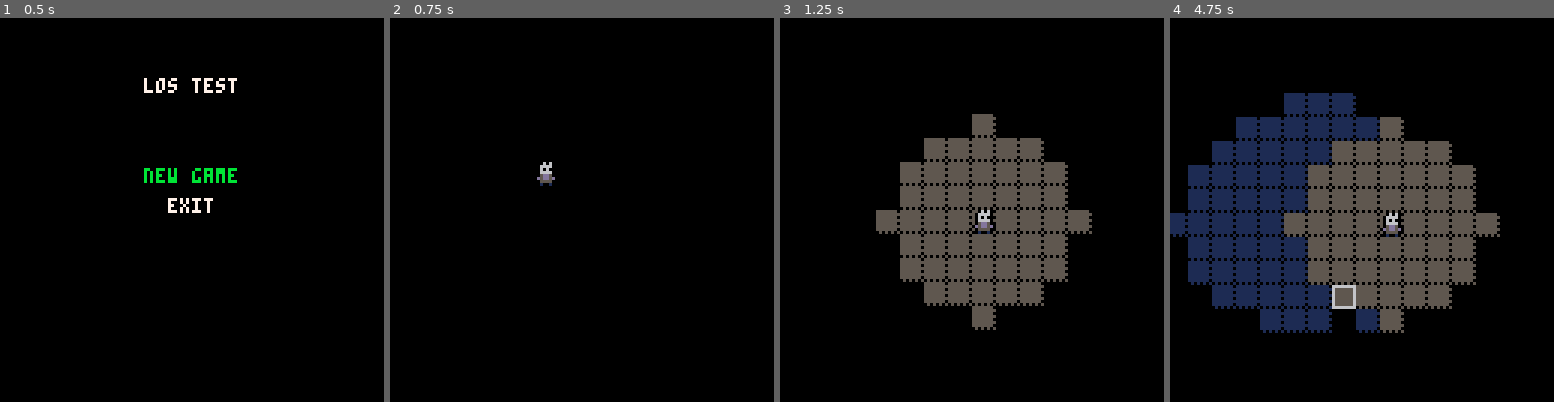
Above: before the commit, frames 1-4 (left to right).
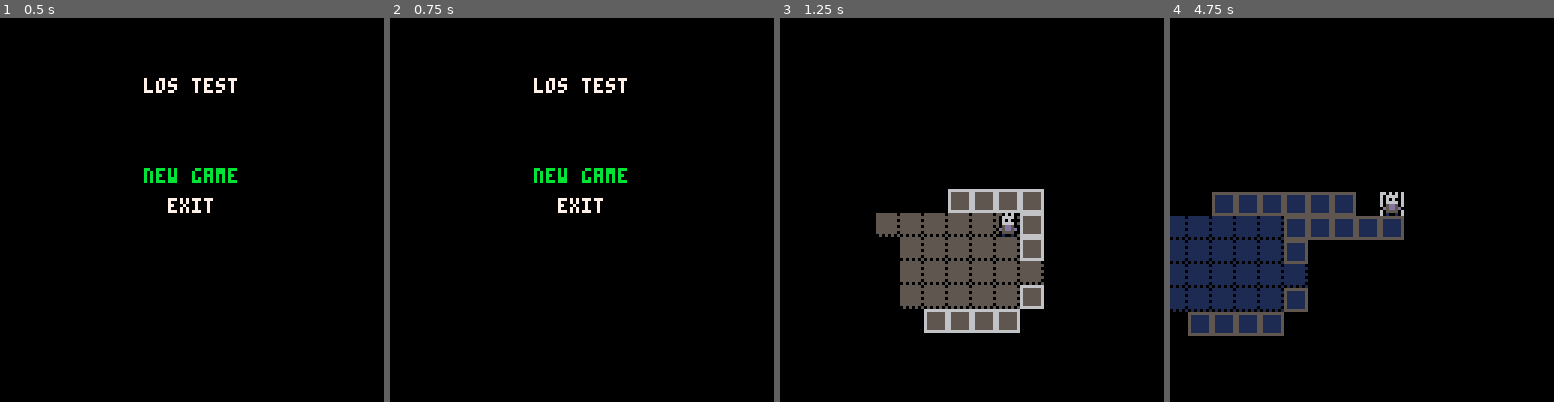
Above: after the commit, the same moments.

Repository: bancliffe/lostest
Game: PICO-8 cartridge lostest.p8
The game is run twice, just before and just after one commit, with the same random seed, the same clock (stepped at 60 frames per second) and the same inputs.
Inputs:
- Up to frame 1 (0.5 s): no input
- Up to frame 2 (0.75 s): tap O (Z key) at 0.7 s
- Up to frame 3 (1.25 s): no input
- Up to frame 4 (4.75 s): hold Right 1.6-2.1 s; tap O (Z key) every 0.4 s from 1.7 to 4.5 s; hold Up 2.15-2.42 s; hold Right 2.47-3.03 s; hold Left 3.08-3.58 s; hold Down 3.63-3.97 s; hold Right 4.02-4.68 s; hold Up from 4.73 s (still down)

Frame 1 is identical in both runs. In frame 2, 1.1% of the frame differs, in the area x 37-62%, y 15-51%; in frame 3, 13%; in frame 4, 30%, in the area x 0-86%, y 19-83%.

Commit message:
Refactor character management and map initialization to improve gameplay mechanics and visibility

Diff:
--- a/lostest.p8
+++ b/lostest.p8
@@ -4,6 +4,7 @@
 -- by squizm
 #include main.lua
 #include utils.lua
+#include player.lua
 #include screens\screen_mainmenu.lua
 #include screens\screen_map.lua
 
--- /dev/null
+++ b/player.lua
@@ -0,0 +1,20 @@
+function generate_character(x,y)
+    player={
+    x=x or 0,
+    y=y or 0,
+    sprite_id=16,
+    vision_range=5,
+    update=function()
+        if btnp(⬆️) then player.y -= 1 end
+        if btnp(⬇️) then player.y += 1 end
+        if btnp(⬅️) then player.x -= 1 end
+        if btnp(➡️) then player.x += 1 end
+        player.x = mid(0,map_width-1,player.x)
+        player.y = mid(0,map_height-1,player.y)
+    end,
+    draw=function()
+        spr(player.sprite_id,player.x*8,player.y*8)
+    end
+    }
+    return player
+end
--- a/screens/screen_map.lua
+++ b/screens/screen_map.lua
@@ -2,7 +2,8 @@
     map_width = 64
     map_height = 64
     test_map = generate_map(map_width,map_height)
-    test_character={x=6,y=6,sprite_id=16,vision_range=4}
+    local empty_tile = find_empty_tile(test_map)
+    player=generate_character(empty_tile.x, empty_tile.y)
     camera_x = 0
     camera_y = 0
     camera_dest_x = 0
@@ -10,15 +11,10 @@
 end
 
 function update_map()
-    if btnp(⬆️) then test_character.y = test_character.y - 1 end
-    if btnp(⬇️) then test_character.y = test_character.y + 1 end
-    if btnp(⬅️) then test_character.x = test_character.x - 1 end
-    if btnp(➡️) then test_character.x = test_character.x + 1 end
-    test_character.x = mid(0,map_width-1,test_character.x)
-    test_character.y = mid(0,map_height-1,test_character.y)
+    player.update()
     update_los(test_map)
-    dest_camera_x = test_character.x * 8 - 64
-    dest_camera_y = test_character.y * 8 - 64
+    dest_camera_x = player.x * 8 - 64
+    dest_camera_y = player.y * 8 - 64
     camera_x += (dest_camera_x - camera_x) * 0.2
     camera_y += (dest_camera_y - camera_y) * 0.2
 end
@@ -41,6 +37,6 @@
     end
     palt(0,false)
     palt(14,true)
-    spr(test_character.sprite_id,test_character.x*8,test_character.y*8)
+    player.draw()
     palt()
 end
--- a/utils.lua
+++ b/utils.lua
@@ -10,16 +10,152 @@
     for i=0,width-1 do
         map[i] = {}
         for j=0,height-1 do
-            map[i][j] = {sprite_id=1, walkable=true, visible=false, explored=false, block_sight=false}
-        end
-    end
-
-    --random walls
-    for i=0,32 do
-        local x = flr(rnd(width))
-        local y = flr(rnd(height))
-        map[x][y] = {sprite_id=2, walkable=false, visible=false, explored=false, block_sight=true}
-    end
+            map[i][j] = {sprite_id=2, walkable=false, visible=false, explored=false, block_sight=true}
+        end
+    end
+
+    -- BSP parameters
+    local MIN_LEAF_SIZE = 8
+    local MAX_LEAF_SIZE = 20
+    local MIN_ROOM_SIZE = 3
+
+    -- Leaf struct
+    local function new_leaf(x,y,w,h)
+        return {x=x,y=y,w=w,h=h,left=nil,right=nil,room=nil}
+    end
+
+    local leaves = {}
+    add(leaves, new_leaf(0,0,width,height))
+
+    -- try to split leaves until no more splits possible
+    local function split_leaf(leaf)
+        if leaf.left or leaf.right then return false end
+        local split_h
+        if leaf.w / leaf.h >= 1.25 then split_h = false
+        elseif leaf.h / leaf.w >= 1.25 then split_h = true
+        else split_h = rnd() > 0.5 end
+
+        local max_split = (split_h and leaf.h or leaf.w) - MIN_LEAF_SIZE
+        if max_split <= MIN_LEAF_SIZE then return false end
+
+        local split = flr(rnd(max_split - MIN_LEAF_SIZE)) + MIN_LEAF_SIZE
+        if split_h then
+            leaf.left = new_leaf(leaf.x, leaf.y, leaf.w, split)
+            leaf.right = new_leaf(leaf.x, leaf.y + split, leaf.w, leaf.h - split)
+        else
+            leaf.left = new_leaf(leaf.x, leaf.y, split, leaf.h)
+            leaf.right = new_leaf(leaf.x + split, leaf.y, leaf.w - split, leaf.h)
+        end
+        return true
+    end
+
+    -- repeatedly split
+    local did_split = true
+    while did_split do
+        did_split = false
+        for i=1,#leaves do
+            local l = leaves[i]
+            if not (l.left or l.right) then
+                if (l.w > MAX_LEAF_SIZE) or (l.h > MAX_LEAF_SIZE) or (rnd() > 0.8) then
+                    if split_leaf(l) then
+                        add(leaves, l.left)
+                        add(leaves, l.right)
+                        did_split = true
+                    end
+                end
+            end
+        end
+    end
+
+    -- collect final leaves (those without children)
+    local final_leaves = {}
+    for i=1,#leaves do
+        local l = leaves[i]
+        if not (l.left or l.right) then add(final_leaves, l) end
+    end
+
+    -- create a room inside a leaf
+    local function create_room(leaf)
+        local room_w = flr(rnd(leaf.w - 2)) + MIN_ROOM_SIZE
+        local room_h = flr(rnd(leaf.h - 2)) + MIN_ROOM_SIZE
+        if room_w >= leaf.w then room_w = leaf.w - 2 end
+        if room_h >= leaf.h then room_h = leaf.h - 2 end
+        local room_x = leaf.x + flr(rnd(leaf.w - room_w - 1)) + 1
+        local room_y = leaf.y + flr(rnd(leaf.h - room_h - 1)) + 1
+        leaf.room = {x=room_x,y=room_y,w=room_w,h=room_h}
+        -- carve room
+        for i=room_x,room_x+room_w-1 do
+            for j=room_y,room_y+room_h-1 do
+                if i>=0 and i<width and j>=0 and j<height then
+                    map[i][j] = {sprite_id=1, walkable=true, visible=false, explored=false, block_sight=false}
+                end
+            end
+        end
+        return leaf.room
+    end
+
+    -- get center of a room
+    local function center(room)
+        return flr(room.x + room.w/2), flr(room.y + room.h/2)
+    end
+
+    -- create corridor between two points (L-shaped)
+    local function create_corridor(x1,y1,x2,y2)
+        if rnd() > 0.5 then
+            for x=min(x1,x2),max(x1,x2) do
+                if x>=0 and x<width and y1>=0 and y1<height then
+                    map[x][y1] = {sprite_id=1, walkable=true, visible=false, explored=false, block_sight=false}
+                end
+            end
+            for y=min(y1,y2),max(y1,y2) do
+                if x2>=0 and x2<width and y>=0 and y<height then
+                    map[x2][y] = {sprite_id=1, walkable=true, visible=false, explored=false, block_sight=false}
+                end
+            end
+        else
+            for y=min(y1,y2),max(y1,y2) do
+                if x1>=0 and x1<width and y>=0 and y<height then
+                    map[x1][y] = {sprite_id=1, walkable=true, visible=false, explored=false, block_sight=false}
+                end
+            end
+            for x=min(x1,x2),max(x1,x2) do
+                if x>=0 and x<width and y2>=0 and y2<height then
+                    map[x][y2] = {sprite_id=1, walkable=true, visible=false, explored=false, block_sight=false}
+                end
+            end
+        end
+    end
+
+    -- create rooms for each final leaf
+    for i=1,#final_leaves do
+        create_room(final_leaves[i])
+    end
+
+    -- helper to find a room in a leaf or its children
+    local function leaf_room(leaf)
+        if not leaf then return nil end
+        if leaf.room then return leaf.room end
+        local l = leaf_room(leaf.left)
+        if l then return l end
+        return leaf_room(leaf.right)
+    end
+
+    -- connect rooms by walking the BSP tree
+    local function connect_children(leaf)
+        if not leaf or (not leaf.left and not leaf.right) then return end
+        connect_children(leaf.left)
+        connect_children(leaf.right)
+        local r1 = leaf_room(leaf.left)
+        local r2 = leaf_room(leaf.right)
+        if r1 and r2 then
+            local x1,y1 = center(r1)
+            local x2,y2 = center(r2)
+            create_corridor(x1,y1,x2,y2)
+        end
+    end
+
+    connect_children(leaves[1])
+
     return map
 end
 
@@ -28,11 +164,11 @@
 end
 
 function update_los(map)
-    local max_range = test_character.vision_range
-    local max_x = test_character.x + max_range
-    local min_x = test_character.x - max_range
-    local max_y = test_character.y + max_range
-    local min_y = test_character.y - max_range
+    local max_range = player.vision_range
+    local max_x = player.x + max_range
+    local min_x = player.x - max_range
+    local max_y = player.y + max_range
+    local min_y = player.y - max_range
     max_x = mid(0,map_width-1,max_x)
     min_x = mid(0,map_width-1,min_x)
     max_y = mid(0,map_height-1,max_y)
@@ -45,8 +181,8 @@
     for i=min_x,max_x do
         for j=min_y,max_y do
             local tile = map[i][j]
-            local los = has_line_of_sight(test_character.x,test_character.y,i,j)
-            local dist = distance(test_character.x,test_character.y,i,j)
+            local los = has_line_of_sight(player.x,player.y,i,j)
+            local dist = distance(player.x,player.y,i,j)
             if los and dist <= max_range then
                 tile.visible = true
                 tile.explored = true
@@ -55,6 +191,16 @@
             end
         end
     end
+end
+
+function find_empty_tile(map)
+    local empty_tiles = {}
+    for i=0,map_width-1 do
+        for j=0,map_height-1 do
+            if map[i][j].walkable then add(empty_tiles, {x=i,y=j}) end
+        end
+    end
+    return empty_tiles[flr(rnd(#empty_tiles))+1]
 end
 
 -- Bresenham line algorithm: returns an array of tiles from (x0,y0) to (x1,y1)
